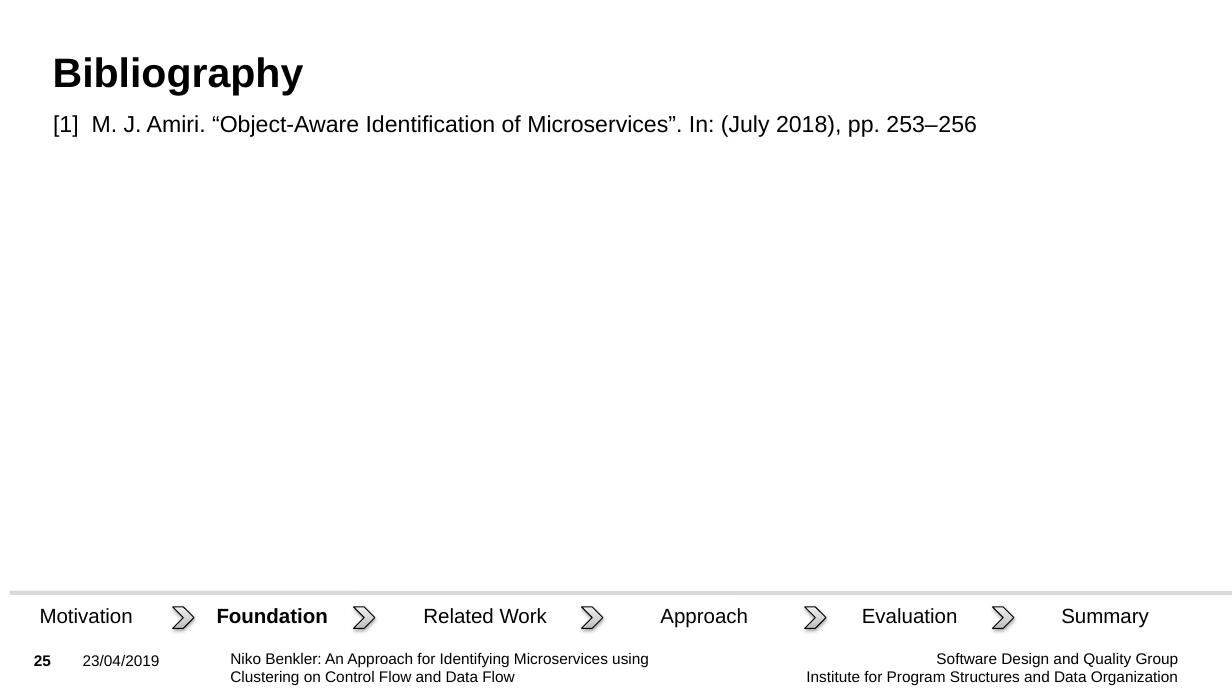
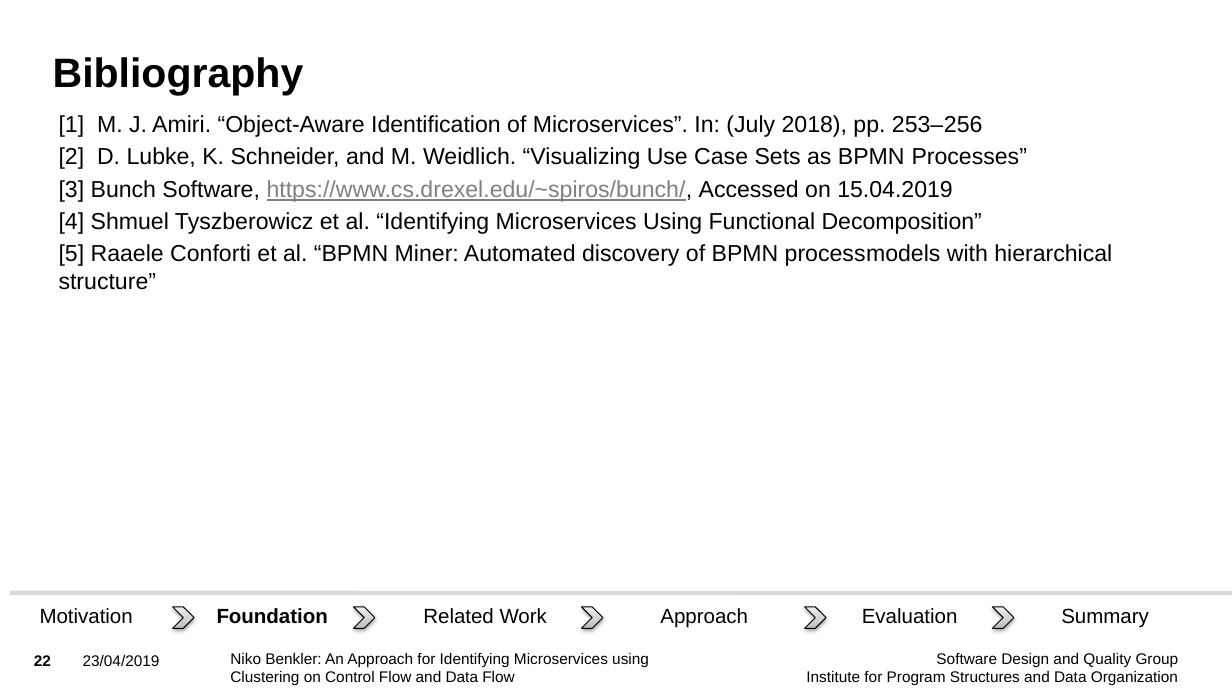
Before and after one commit to Benkler/BA, a slide deck: slide 22 of Vortrag/BA_Niko_Benkler_Presentation.pptx (slide 25 before the commit). Drawn at 1232x693 pixels with LibreOffice and Linux fonts; fonts in the diff are those of the drawing; background and template pictures are left out. Boxes give left, top, right and bottom in pixels: in the first picture for what was removed or moved away, otherwise in the second. Text is boxed around its words. In the diff, an @@ line names an element or a change of style, - is before the commit and + after.

```diff
--- a/Vortrag/BA_Niko_Benkler_Presentation.pptx
+++ b/Vortrag/BA_Niko_Benkler_Presentation.pptx
@@ text at [59, 147, 1112, 290]: paragraphs added @@
+[2] D. Lubke, K. Schneider, and M. Weidlich. “Visualizing Use Case Sets as BPMN Processes”
+[3] Bunch Software, https://www.cs.drexel.edu/~spiros/bunch/, Accessed on 15.04.2019
+[4] Shmuel Tyszberowicz et al. “Identifying Microservices Using Functional Decomposition”
+[5] Raaele Conforti et al. “BPMN Miner: Automated discovery of BPMN processmodels with hierarchical structure”
@@ page number at [34, 655, 51, 666]: text changed @@
-25
+22
```
Also in this commit, not shown: 16 other slides changed, 3 slides removed, 8 other files.
